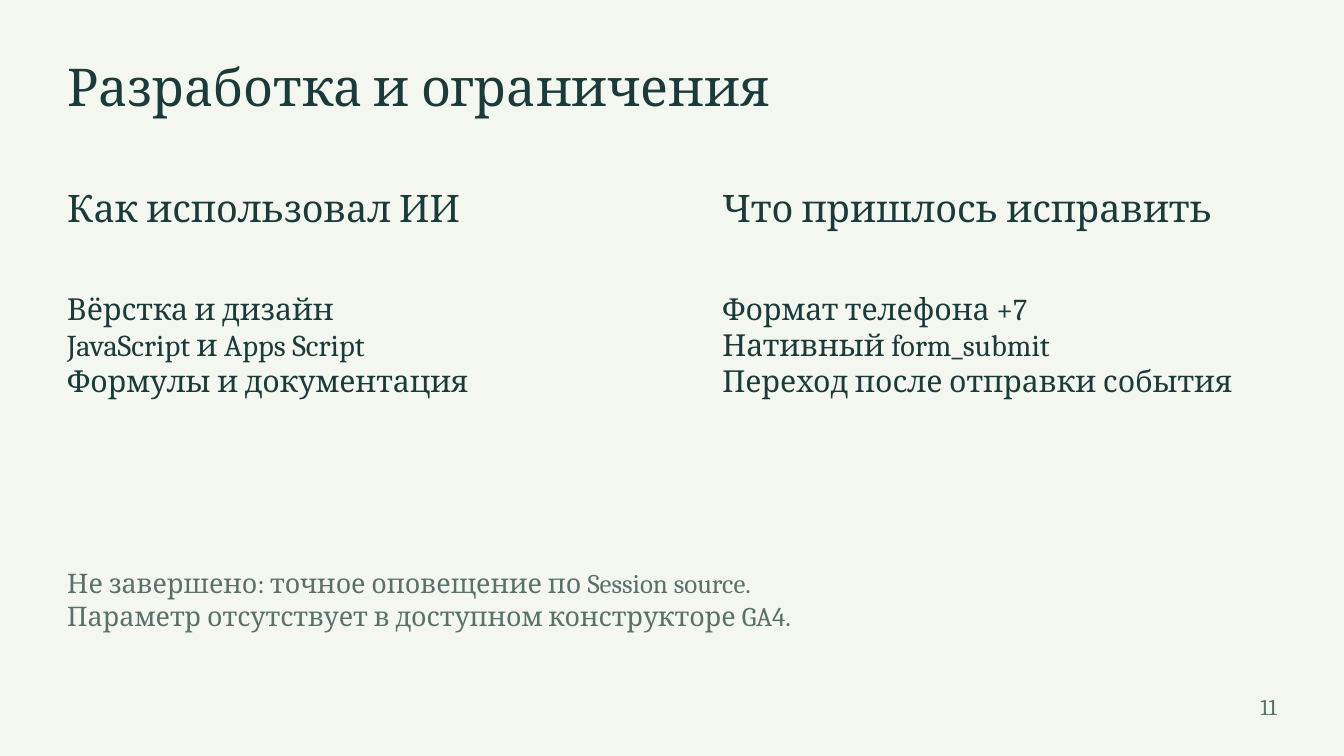
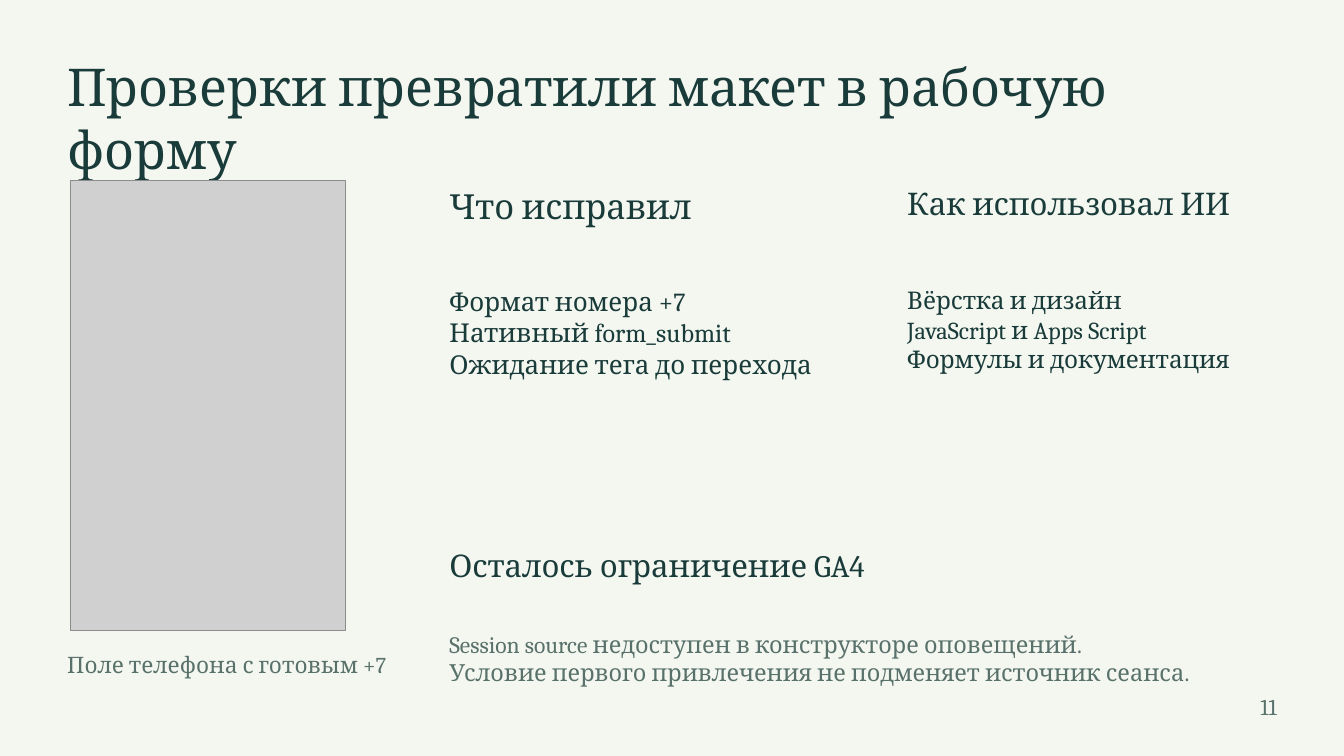
Before and after one commit to Resolushh/tz-11-turklub-tropa, a slide deck: slide 11 of presentation/zashchita.pptx. Drawn at 1344x756 pixels with LibreOffice and Linux fonts; fonts in the diff are those of the drawing; grey boxes stand for pictures. Boxes give left, top, right and bottom in pixels: in the first picture for what was removed or moved away, otherwise in the second. Text is boxed around its words. In the diff, an @@ line names an element or a change of style, - is before the commit and + after.

```diff
--- a/presentation/zashchita.pptx
+++ b/presentation/zashchita.pptx
@@ text at bbox=[67, 66, 1107, 182]: text changed @@
-Разработка и ограничения
+Проверки превратили макет в рабочую форму
@@ picture added at bbox=[71, 181, 346, 630] @@
@@ text added at bbox=[449, 194, 692, 228], 30.8 pt, text #193B39 @@
+Что исправил
@@ text removed at bbox=[722, 195, 1212, 231] @@
-Что пришлось исправить
@@ text "Как использовал ИИ": place and size @@
-text "Как использовал ИИ" at bbox=[67, 194, 460, 223]
+text "Как использовал ИИ" at bbox=[907, 192, 1230, 216]
@@ text "Как использовал ИИ" at bbox=[907, 192, 1230, 216]: size 33.8 to 27.8 pt @@
@@ text added at bbox=[449, 292, 812, 380], 23.2 pt, text #193B39 @@
+Формат номера +7
+Нативный form_submit
+Ожидание тега до перехода
@@ text removed at bbox=[722, 297, 1232, 400] @@
-Формат телефона +7
-Нативный form_submit
-Переход после отправки события
@@ text "Вёрстка и дизайн": place and size @@
-text "Вёрстка и дизайн" at bbox=[67, 297, 468, 400]
+text "Вёрстка и дизайн" at bbox=[907, 291, 1229, 374]
@@ text "Вёрстка и дизайн" at bbox=[907, 291, 1229, 374]: size 27 to 21.8 pt @@
@@ text added at bbox=[449, 554, 864, 585], 27.8 pt, text #193B39 @@
+Осталось ограничение GA4
@@ text removed at bbox=[67, 574, 791, 633] @@
-Не завершено: точное оповещение по Session source.
-Параметр отсутствует в доступном конструкторе GA4.
@@ text added at bbox=[67, 656, 386, 679], 20.2 pt, text #58716A @@
+Поле телефона с готовым +7
@@ text added at bbox=[449, 635, 1184, 687], 21 pt, text #58716A @@
+Session source недоступен в конструкторе оповещений.
+Условие первого привлечения не подменяет источник сеанса.
```
Also in this commit, not shown: 5 other slides changed, 5 slides added, 5 slides removed, 4 other files.
